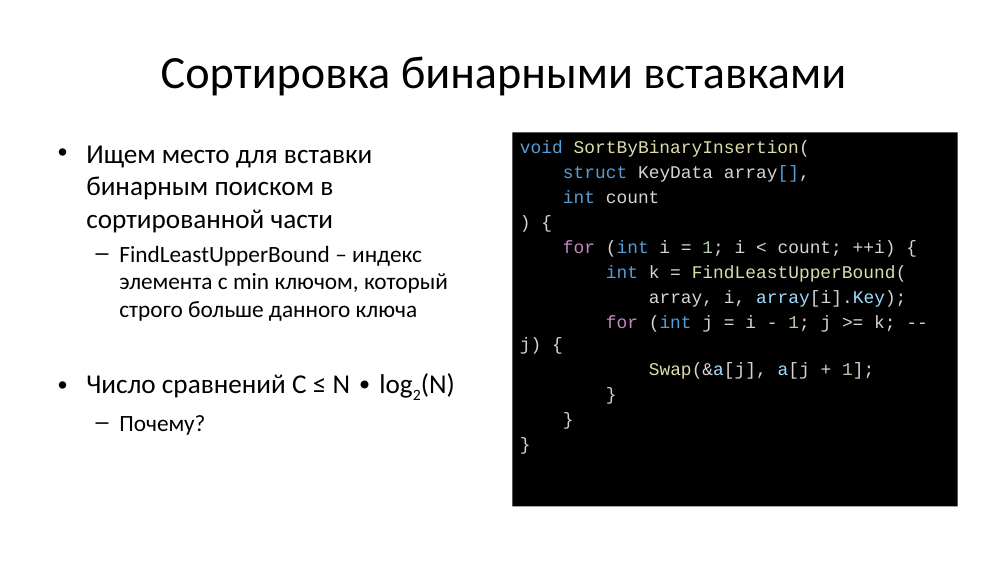
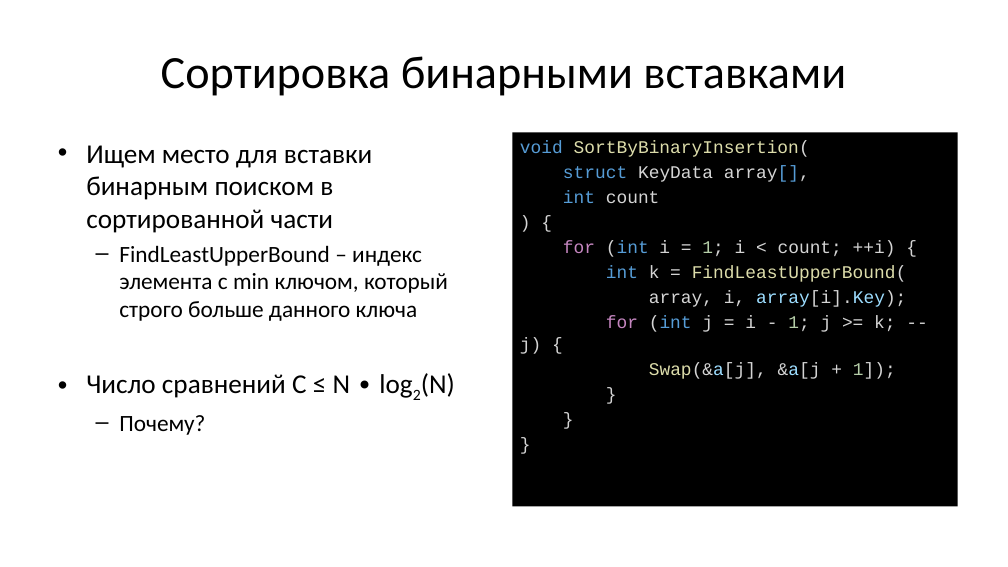
Before and after one commit to Evgueni-Petrov-aka-espetrov/Algorithms-and-Programming-in-C-pptx, a slide deck: slide 29 of 13 Сортировка.pptx. Drawn at 1008x567 pixels with LibreOffice and Linux fonts; fonts in the diff are those of the drawing. Boxes give left, top, right and bottom in pixels: in the first picture for what was removed or moved away, otherwise in the second. Text is boxed around its words. In the diff, an @@ line names an element or a change of style, - is before the commit and + after.

```diff
--- a/13 Сортировка.pptx
+++ b/13 Сортировка.pptx
@@ text at box(649, 363, 896, 379): text changed @@
-Swap(&a[j], a[j + 1];
+Swap(&a[j], &a[j + 1]);
```
Also in this commit, not shown: 9 other slides changed.
